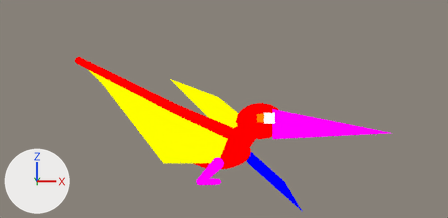
Before and after pictures for a commit that changed the Blender file assets-source/blender/motion/pteranodon-idle.blend.
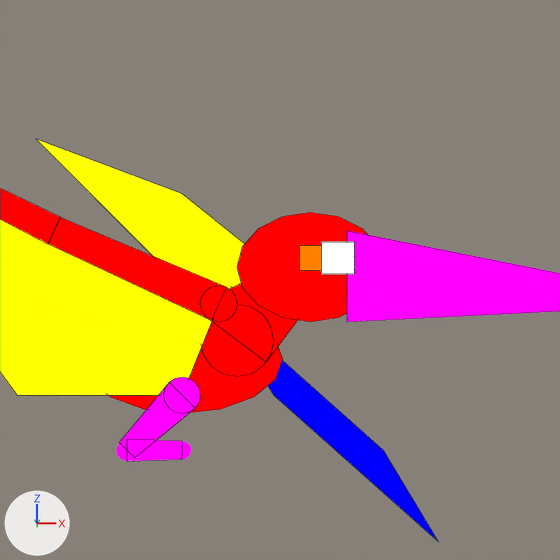
Each version appears first from the file's camera 'DinoTycoon_Motion_pteranodon_idle_sample_Camera', and next in a close-up on the part from 35% to 77% of the width and 15% to 100% of the height. The axes (+X, +Y, +Z) are drawn at lower left. The lights are the same throughout. The last two pictures show the newer version. Both versions are drawn at full value of the shape key 'idle_04' of 'DinoTycoon_Motion_pteranodon_idle_far_wing'; the numbers are the values there. The close-ups show mesh edges as thin lines.

The first close-up shows 'DinoTycoon_Motion_pteranodon_idle_beak', 'DinoTycoon_Motion_pteranodon_idle_body', 'DinoTycoon_Motion_pteranodon_idle_crest', 'DinoTycoon_Motion_pteranodon_idle_eye', 'DinoTycoon_Motion_pteranodon_idle_far_wing', 'DinoTycoon_Motion_pteranodon_idle_feet_0', 'DinoTycoon_Motion_pteranodon_idle_head', 'DinoTycoon_Motion_pteranodon_idle_near_membrane', 'DinoTycoon_Motion_pteranodon_idle_neck_0', 'DinoTycoon_Motion_pteranodon_idle_neck_joint_0', 'DinoTycoon_Motion_pteranodon_idle_wing_fingers_0', 'DinoTycoon_Motion_pteranodon_idle_wing_fingers_1' and 6 more.
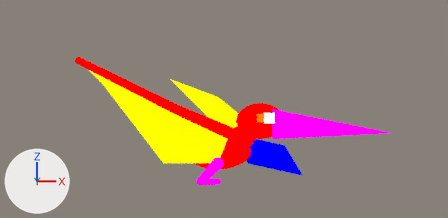
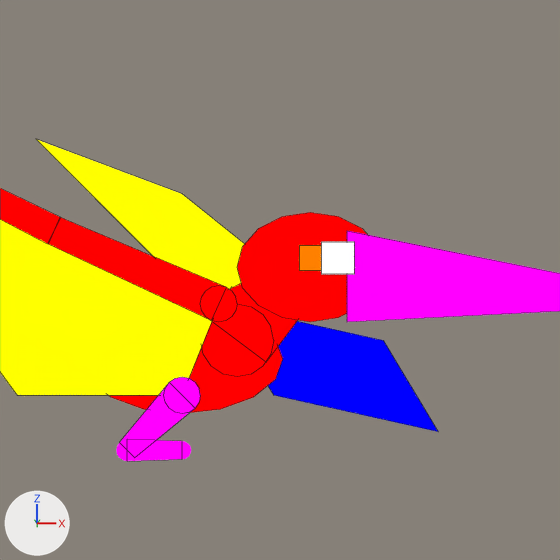
The edits, one by one:
me_dinotycoon_motion_pteranodon_idle_sample_far_wing is used by ob_dinotycoon_motion_pteranodon_idle_far_wing; location (0.0, 0.0, 0.0).
Before the commit, vertices of me_dinotycoon_motion_pteranodon_idle_sample_far_wing: 1 (47.0, 3.0, 6.0) at pixel (383, 450), 2 (50.0, 3.0, 1.0) at pixel (438, 541), 5 (47.0, 5.0, 6.0) at pixel (383, 450), 6 (50.0, 5.0, 1.0) at pixel (438, 541).
me_dinotycoon_motion_pteranodon_idle_sample_far_wing had 8 vertices, 6 faces and spanned x 38.0..50.0, y 3.0..5.0, z 1.0..14.0.
me_dinotycoon_motion_pteranodon_idle_sample_far_wing now has 8 vertices, 6 faces and spans x 38.0..50.0, y 3.0..5.0, z 7.0..14.0.
Part 1, on me_dinotycoon_motion_pteranodon_idle_sample_far_wing:
Vertices 1, 2, 5, 6 of me_dinotycoon_motion_pteranodon_idle_sample_far_wing move by (0.0, 0.0, 6.0).

What differs and where, as boxes [x1, y1, x2, y2] in the close-ups (560 x 560 px):
'DinoTycoon_Motion_pteranodon_idle_far_wing', reshaped: before [268, 360, 438, 541]; after [268, 321, 438, 432]
